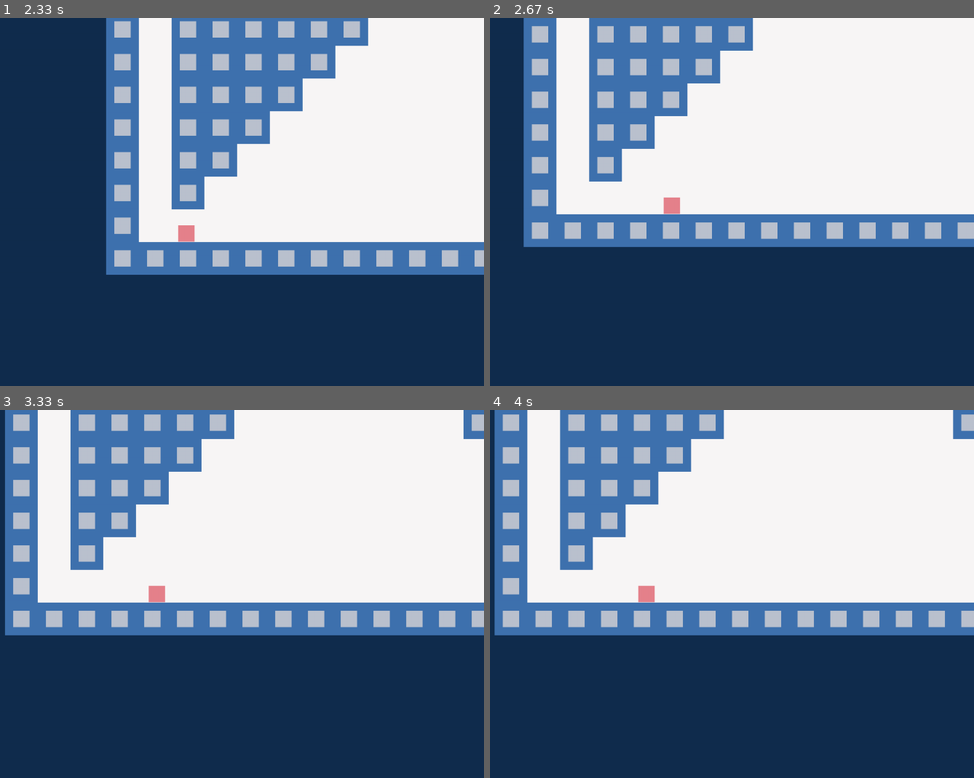
Above: before the commit, frames 1-4 (two rows, left to right).
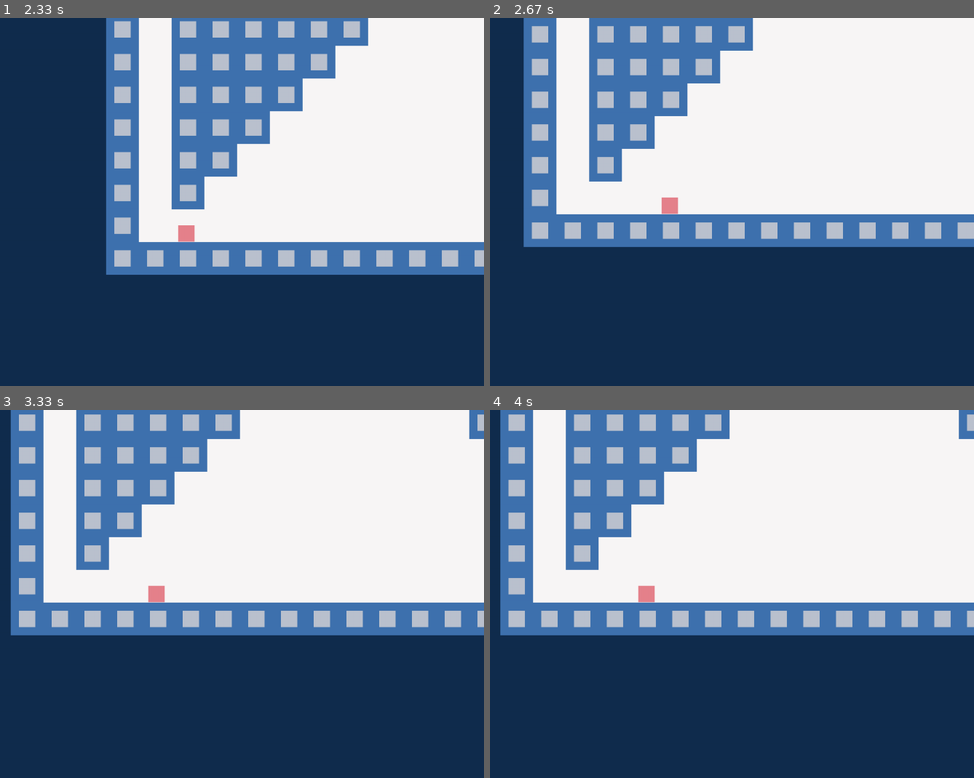
Above: after the commit, the same moments.

Repository: des54321/Python_Project
Game: pygame game, started from platformers/simple_move.py
Same seed, same stepped clock (60 frames per second), same inputs: the game is played once before the commit and once after it.
Inputs:
- Up to frame 1 (2.33 s): hold D 0.33-0.8 s; hold A 1.67-2.2 s; hold D from 2.23 s (still down); hold Up from 2.23 s (still down)
- Up to frame 2 (2.67 s): release D at 2.6 s; release Up at 2.6 s; hold Up from 2.63 s (still down)
- Up to frame 3 (3.33 s): release Up at 3 s
- Up to frame 4 (4 s): no input

Frame 1 is identical in both runs. In frame 2, less than 0.1% of the frame differs, in the area x 35-40%, y 48-54%; in frame 3, 6.7%; in frame 4, 6.9%, in the area x 0-99%, y 0-62%.

Commit message:
trying to add stuff to abilities

Diff:
--- a/platformers/plaforming.py
+++ b/platformers/plaforming.py
@@ -19,7 +19,7 @@
 
 class Ability:
 
-    def __init__(self,operation_type:int,conditions:list,press_type:int,amount:int,reset:list,key,x:float,y:float,repeat:int = 0, affect:list = [True,True]):
+    def __init__(self,operation_type:int,conditions:list,press_type:int,amount:int,reset:list,key,x:float,y:float,repeat:int = 0,affect:list = [True,True],uses:list = None,at_end:any = None):
         '''
         The class that defines a movement ability
 
@@ -33,6 +33,8 @@
         y: the vaule of the operation performed of vy
         repeat: how many frames the operation will happen for
         affect: if it affects [x,y]
+        uses: if the abilitie uses the amount of other abilities
+        at_end: what ability should ativate when the ability ends
         '''
         self.operation_type = operation_type
         if conditions == 'all':
@@ -53,6 +55,8 @@
         self.was_pressed = False
         self.amount_num = 0
         self.affect = affect
+        self.uses = uses
+        self.at_end = at_end
 
 
 
@@ -111,6 +115,9 @@
                 self.vel.x = abil.x
                 self.vel.y = abil.y
             abil.repeat_num = max(0,abil.repeat_num-1)
+            if abil.repeat_num == 0:
+                if not abil.at_end == None:
+                    self.use_abil(abil.at_end)
             return 0
 
         meets_condition = False
@@ -155,20 +162,31 @@
 
 
             if attempt:
-                if abil.operation_type == 0:
-                    self.vel.x *= abil.x
-                    self.vel.y *= abil.y
-                if abil.operation_type == 1:
-                    self.vel.x += abil.x
-                    self.vel.y += abil.y
-                if abil.operation_type == 2:
-                    if abil.affect[0]:
-                        self.vel.x = abil.x
-                    if abil.affect[1]:
-                        self.vel.y = abil.y
-
-                abil.amount_num -= 1
-                abil.repeat_num = abil.repeat
+                self.use_abil(abil)
+
+
+    def use_abil(self,abil:Ability):
+        if abil.operation_type == 0:
+            self.vel.x *= abil.x
+            self.vel.y *= abil.y
+        if abil.operation_type == 1:
+            self.vel.x += abil.x
+            self.vel.y += abil.y
+        if abil.operation_type == 2:
+            if abil.affect[0]:
+                self.vel.x = abil.x
+            if abil.affect[1]:
+                self.vel.y = abil.y
+
+
+        abil.amount_num -= 1
+        abil.amount_num = max(abil.amount_num,0)
+        if not abil.uses == None:
+            for i in abil.uses:
+                i:Ability
+                i.amount_num -= 1
+                i.amount_num = max(i.amount_num,0)
+        abil.repeat_num = abil.repeat
 
 
 
--- a/platformers/simple_move.py
+++ b/platformers/simple_move.py
@@ -59,12 +59,19 @@
 left = plaforming.Ability(1,'all',1,1,'all',pg.K_a,-0.012,0,0)
 right = plaforming.Ability(1,'all',1,1,'all',pg.K_d,0.012,0,0)
 jump = plaforming.Ability(2,'all',2,2,[False,True,False,False],pg.K_w,0,-0.1,0,[False,True])
-dash_left = plaforming.Ability(2,'all',2,1,[False,True,False,False],[pg.K_a,pg.K_UP],-0.2,0,8)
-dash_right = plaforming.Ability(2,'all',2,1,[False,True,False,False],[pg.K_d,pg.K_UP],0.2,0,8)
+
+stop = plaforming.Ability(2,[False]*4,0,1,'all',None,0,0)
+
+dash_left = plaforming.Ability(2,'all',2,2,[False,True,False,False],[pg.K_a,pg.K_UP],-0.2,0,8,[True,False])
+dash_right = plaforming.Ability(2,'all',2,2,[False,True,False,False],[pg.K_d,pg.K_UP],0.2,0,8,[True,False])
+dash = plaforming.Ability(2,'all',2,1,[False,True,False,False],pg.K_UP,0,0,8,[True,True],[dash_left,dash_right],stop)
+
+
 ceil_hang = plaforming.Ability(2,[False,False,False,True],1,1,'all',pg.K_SPACE,0,-0.1,0,[False,True])
-rand_ab = random_abil(True)
+#rand_ab = random_abil(True)
 
-player = plaforming.Player(Vector2(1.5,1.5),tiles.tiles,[gravity,ceil_hang,friction,left,right,jump,dash_left,dash_right,rand_ab],0.5,0.5,Vector2(0.02,-0.02))
+
+player = plaforming.Player(Vector2(1.5,1.5),tiles.tiles,[gravity,ceil_hang,friction,left,right,jump,dash,dash_left,dash_right],0.5,0.5,Vector2(0.02,-0.02))
 
 
 
